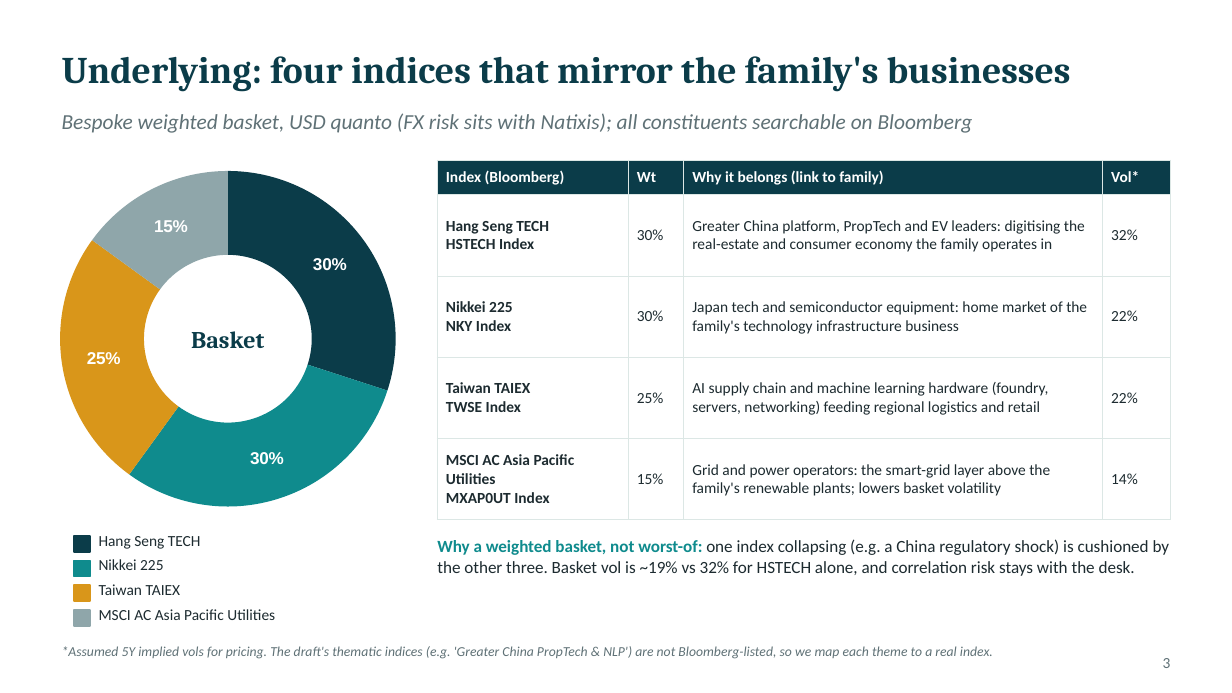
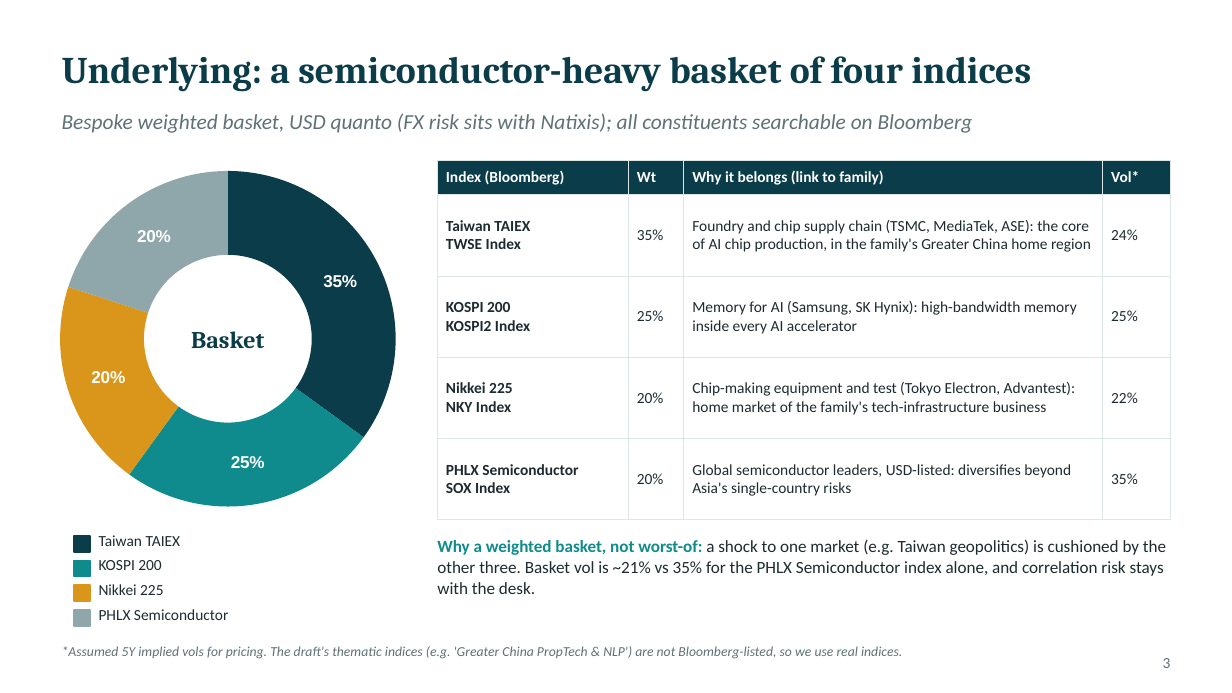
Before and after one commit to benjaminlhl/natixis-case-comp, a slide deck: slide 6 of deck/Asian-Digital-Autocallable-Note.pptx. Drawn at 1232x693 pixels with LibreOffice and Linux fonts; fonts in the diff are those of the drawing. Boxes give left, top, right and bottom in pixels: in the first picture for what was removed or moved away, otherwise in the second. Text is boxed around its words. In the diff, an @@ line names an element or a change of style, - is before the commit and + after.

```diff
--- a/deck/Asian-Digital-Autocallable-Note.pptx
+++ b/deck/Asian-Digital-Autocallable-Note.pptx
@@ text at (x1=62, y1=56, x2=1031, y2=92): text changed @@
-Underlying: four indices that mirror the family's businesses
+Underlying: a semiconductor-heavy basket of four indices
@@ doughnut chart at (x1=43, y1=154, x2=413, y2=524) @@
-categories: Hang Seng TECH, Nikkei 225, Taiwan TAIEX, MSCI AC Asia Pacific Utilities
+categories: Taiwan TAIEX, KOSPI 200, Nikkei 225, PHLX Semiconductor
-Series 1: 30, 30, 25, 15
+Series 1: 35, 25, 20, 20
@@ table at (x1=437, y1=160, x2=1170, y2=500) @@
-row 2: Hang Seng TECH / HSTECH Index | 30% | Greater China platform, PropTech and EV leaders: digitising the real-estate and consumer economy the family operates in | 32%
+row 2: Taiwan TAIEX / TWSE Index | 35% | Foundry and chip supply chain (TSMC, MediaTek, ASE): the core of AI chip production, in the family's Greater China home region | 24%
-row 3: Nikkei 225 / NKY Index | 30% | Japan tech and semiconductor equipment: home market of the family's technology infrastructure business | 22%
+row 3: KOSPI 200 / KOSPI2 Index | 25% | Memory for AI (Samsung, SK Hynix): high-bandwidth memory inside every AI accelerator | 25%
-row 4: Taiwan TAIEX / TWSE Index | 25% | AI supply chain and machine learning hardware (foundry, servers, networking) feeding regional logistics and retail | 22%
+row 4: Nikkei 225 / NKY Index | 20% | Chip-making equipment and test (Tokyo Electron, Advantest): home market of the family's tech-infrastructure business | 22%
-row 5: MSCI AC Asia Pacific Utilities / MXAP0UT Index | 15% | Grid and power operators: the smart-grid layer above the family's renewable plants; lowers basket volatility | 14%
+row 5: PHLX Semiconductor / SOX Index | 20% | Global semiconductor leaders, USD-listed: diversifies beyond Asia's single-country risks | 35%
@@ text "Taiwan TAIEX" moved from (x1=99, y1=584, x2=181, y2=595) to (x1=99, y1=535, x2=181, y2=546) @@
@@ text removed at (x1=99, y1=536, x2=201, y2=549) @@
-Hang Seng TECH
@@ text at (x1=437, y1=539, x2=1166, y2=594): text changed @@
-Why a weighted basket, not worst-of: one index collapsing (e.g. a China regulatory shock) is cushioned by the other three. Basket vol is ~19% vs 32% for HSTECH alone, and correlation risk stays with the desk.
+Why a weighted basket, not worst-of: a shock to one market (e.g. Taiwan geopolitics) is cushioned by the other three. Basket vol is ~21% vs 35% for the PHLX Semiconductor index alone, and correlation risk stays with the desk.
@@ text added at (x1=99, y1=560, x2=161, y2=570), 9 pt, text #1D2B30 @@
+KOSPI 200
@@ text "Nikkei 225" moved from (x1=99, y1=559, x2=163, y2=570) to (x1=99, y1=584, x2=163, y2=595) @@
@@ text at (x1=99, y1=609, x2=228, y2=620): text changed @@
-MSCI AC Asia Pacific Utilities
+PHLX Semiconductor
@@ text at (x1=62, y1=646, x2=902, y2=659): text changed @@
-*Assumed 5Y implied vols for pricing. The draft's thematic indices (e.g. 'Greater China PropTech & NLP') are not Bloomberg-listed, so we map each theme to a real index.
+*Assumed 5Y implied vols for pricing. The draft's thematic indices (e.g. 'Greater China PropTech & NLP') are not Bloomberg-listed, so we use real indices.
```
Also in this commit, not shown: 13 other slides changed, 5 other files.
